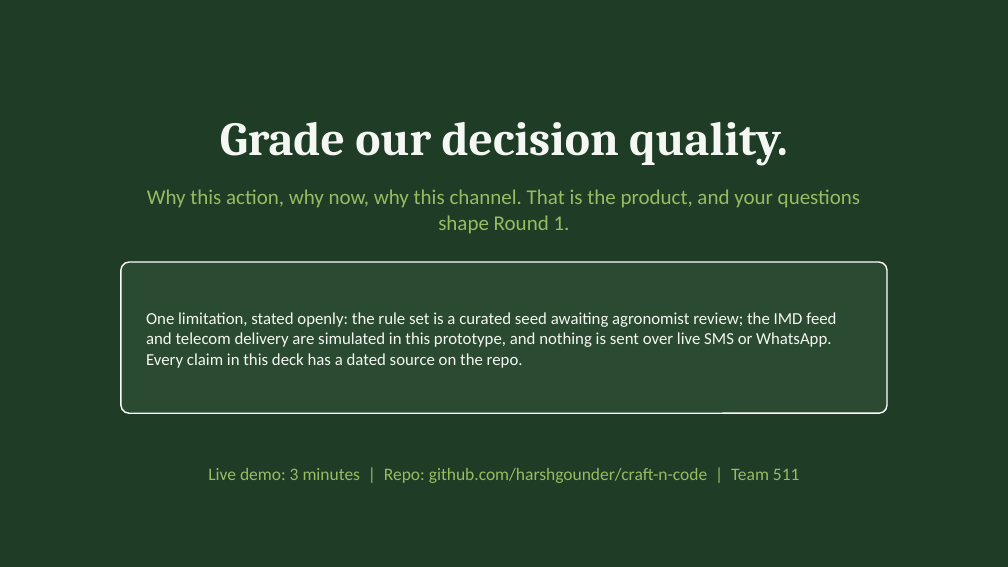
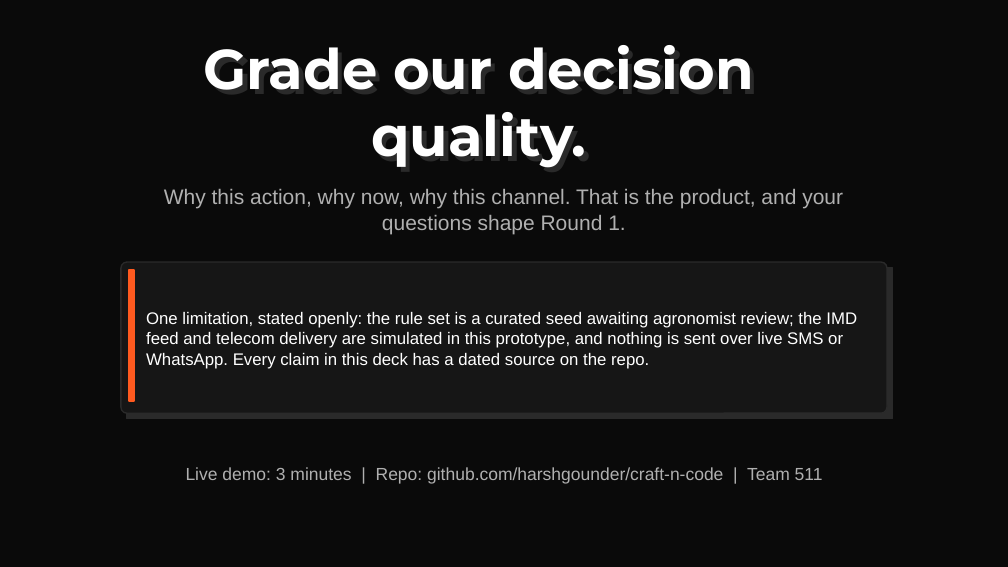
Before and after one commit to harshgounder/craft-n-code, a slide deck: slide 11 of scaffold/deck/KrishiSetu-Round0-20260816.pptx. Drawn at 1008x567 pixels with LibreOffice and Linux fonts; fonts in the diff are those of the drawing. Boxes give left, top, right and bottom in pixels: in the first picture for what was removed or moved away, otherwise in the second. Text is boxed around its words. In the diff, an @@ line names an element or a change of style, - is before the commit and + after.

```diff
--- a/scaffold/deck/KrishiSetu-Round0-20260816.pptx
+++ b/scaffold/deck/KrishiSetu-Round0-20260816.pptx
@@ background #1F3D26 to #0A0A0A @@
@@ text "Grade our decision quality." at bbox=[204, 45, 754, 168]: size 34 to 40 pt, font Cambria to Montserrat, text colour #F5F7F2 to #2A2A2A @@
@@ text added at bbox=[101, 101, 857, 101], 40 pt, text #FFFFFF, bold @@
+Grade our decision quality.
@@ text "Why this action, why now, ..." at bbox=[164, 189, 843, 234]: font Calibri to Arial, text colour #97BC62 to #B0B0B0 @@
@@ rounded rectangle at bbox=[121, 262, 887, 413]: fill #2A4A31 to #161616; outline #FFFFFF 1 pt to #2A2A2A 1 pt; proportions changed @@
@@ rectangle added at bbox=[126, 267, 892, 418], fill #2A2A2A, outline #2A2A2A 1 pt @@
@@ rectangle added at bbox=[129, 270, 134, 401], fill #FF5A1F, outline #FF5A1F 1 pt @@
@@ text "One limitation, stated openly: the ..." at bbox=[146, 312, 857, 369]: font Calibri to Arial, text colour #F5F7F2 to #FFFFFF @@
@@ text "Live demo: 3 minutes | ..." at bbox=[186, 467, 823, 484]: font Calibri to Arial, text colour #97BC62 to #B0B0B0 @@
```
Also in this commit, not shown: 10 other slides changed, 8 other files.
